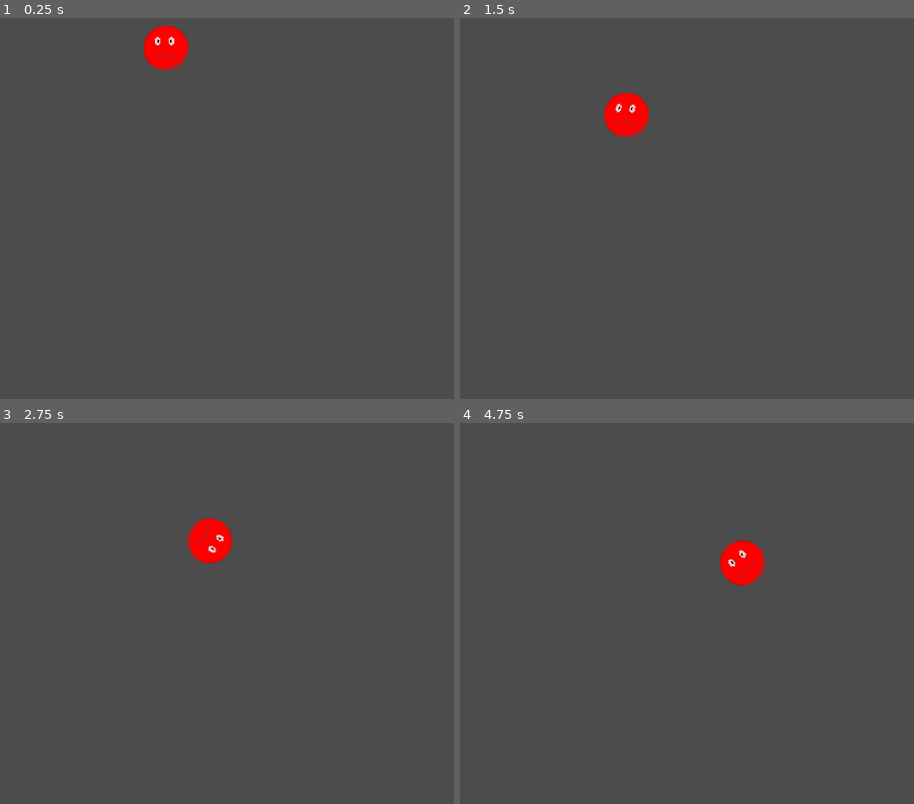
Above: before the commit, frames 1-4 (two rows, left to right).
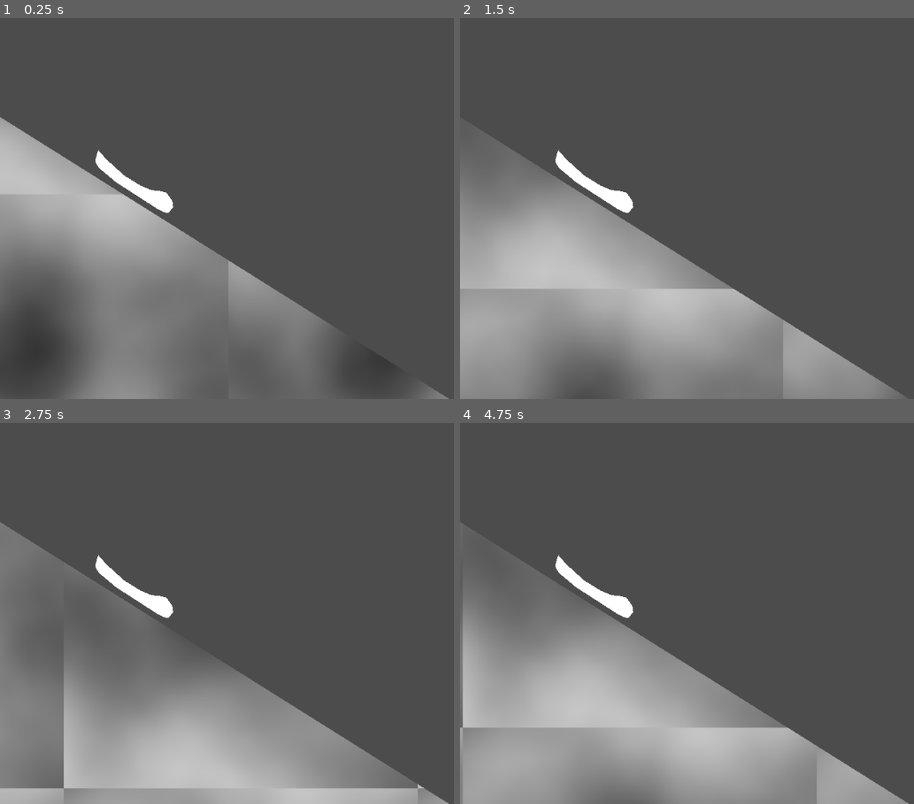
Above: after the commit, the same moments.

Repository: jjkke/APPREPO
Game: Godot game, scene res://Scenes/GameScene.tscn
Two runs of this game, one before a commit and one after it. Both use one fixed random seed, a clock stepped at 60 frames per second and the inputs below.
Inputs:
- Up to frame 1 (0.25 s): no input
- Up to frame 2 (1.5 s): no input
- Up to frame 3 (2.75 s): no input
- Up to frame 4 (4.75 s): no input

The runs differ from the first frame. In frame 1, 27% of the frame differs, in the area x 0-99%, y 2-100%; in frame 2, 37%, in the area x 0-98%, y 19-100%; in frame 3, 34%; in frame 4, 36%.

Commit message:
Added some basic game functionality and greyboxing.

Diff:
--- a/Scenes/GameScene.tscn
+++ b/Scenes/GameScene.tscn
@@ -1,32 +1,38 @@
-[gd_scene load_steps=3 format=2]
+[gd_scene load_steps=4 format=2]
 
-[ext_resource path="res://ballman.png" type="Texture" id=1]
-
-[sub_resource type="CircleShape2D" id=1]
+[ext_resource path="res://tres.tres" type="Texture" id=1]
+[ext_resource path="res://Scenes/ScrollOffset.gd" type="Script" id=2]
+[ext_resource path="res://Scenes/jumpscript.gd" type="Script" id=3]
 
 [node name="Node2D" type="Node2D"]
-position = Vector2( 393.676, 155.565 )
+position = Vector2( 359.822, 367.599 )
 
 [node name="StaticBody2D" type="StaticBody2D" parent="."]
+position = Vector2( 21.3816, 10.6908 )
 __meta__ = {
 "_edit_group_": true
 }
 
 [node name="CollisionPolygon2D" type="CollisionPolygon2D" parent="StaticBody2D"]
-polygon = PoolVector2Array( -212.471, 22.7227, -188.444, 47.4173, -147.731, 74.7815, -77.6522, 102.813, -45.616, 114.827, 12.4495, 127.508, 115.232, 136.184, 289.429, 140.856, 357.506, 162.213, 354.836, 190.913, 328.807, 228.288, 260.062, 248.311, 187.314, 248.978, 106.556, 239.634, -7.57309, 230.958, -112.358, 190.913, -181.77, 140.856, -211.136, 108.152, -235.831, 60.0982, -232.494, 37.4059, -218.478, 20.7204 )
+polygon = PoolVector2Array( -400, -200, 631.3, 445.45 )
 
-[node name="Ballman" type="RigidBody2D" parent="."]
-position = Vector2( -154.174, -67.4094 )
-mass = 2.5
-continuous_cd = 2
+[node name="Polygon2D" type="Polygon2D" parent="StaticBody2D"]
+texture = ExtResource( 1 )
+texture_offset = Vector2( 1000, 0 )
+polygon = PoolVector2Array( -411.005, -206.117, 704.654, 496.126, -169.373, 979.389, -926.36, 1.53548 )
+script = ExtResource( 2 )
+
+[node name="KinematicBody2D" type="KinematicBody2D" parent="."]
+position = Vector2( -163.189, -73.1024 )
+rotation = 0.574139
+script = ExtResource( 3 )
 __meta__ = {
 "_edit_group_": true
 }
 
-[node name="CollisionShape2D" type="CollisionShape2D" parent="Ballman"]
-scale = Vector2( 3.25, 3.25 )
-shape = SubResource( 1 )
+[node name="Polygon2D" type="Polygon2D" parent="KinematicBody2D"]
+position = Vector2( -23.2237, -15.7322 )
+polygon = PoolVector2Array( -52.5112, -1.19225, -35.4679, 3.67726, -0.81958, 9.2959, 26.7118, 8.73404, 43.3805, 5.73743, 54.0559, 0.306061, 63.4203, -3.06512, 77.2797, 2.36623, 83.2729, 9.2959, 82.1492, 20.1586, 76.7178, 22.5934, 65.3925, 23.9376, -6.43826, 23.9044, -20.6722, 22.0315, -36.0298, 20.1586, -41.4612, 18.473, -46.7052, 15.6637, -49.3273, 10.7942 )
 
-[node name="ballman" type="Sprite" parent="Ballman"]
-scale = Vector2( 2, 2 )
-texture = ExtResource( 1 )
+[node name="CollisionPolygon2D" type="CollisionPolygon2D" parent="KinematicBody2D"]
+polygon = PoolVector2Array( 59.824, -17.315, 60.324, 8.435, -74.426, 8.435, -76.176, -22.815 )
--- /dev/null
+++ b/Scenes/ScrollOffset.gd
@@ -0,0 +1,17 @@
+extends Polygon2D
+
+
+# Declare member variables here. Examples:
+# var a = 2
+var b = "text"
+var scroll_speed = 5
+# Called when the node enters the scene tree for the first time.
+func _ready():
+
+	pass # Replace with function body.
+
+
+# Called every frame. 'delta' is the elapsed time since the previous frame.
+func _process(delta):
+	self.get_parent().get_node("Polygon2D").texture_offset += Vector2(scroll_speed, scroll_speed)
+	pass
--- /dev/null
+++ b/Scenes/jumpscript.gd
@@ -0,0 +1,42 @@
+extends KinematicBody2D
+
+
+# Declare member variables here. Examples:
+# var a = 2
+# var b = "text"
+export (int) var jump_multiplier = -10
+var velocity : Vector2
+var jump = false
+var sliding = true
+
+# Called when the node enters the scene tree for the first time.
+func _ready():
+	pass # Replace with function body.
+
+
+# Called every frame. 'delta' is the elapsed time since the previous frame.
+func _process(delta):
+	if Input.is_key_pressed(16777232) && sliding:
+		jump = true
+		sliding = false
+		print("keypress")
+	#	self.move_and_slide(velocity * jump_multiplier)
+	if self.move_and_collide(velocity):
+		sliding = true
+	if jump:
+		print("jumptriggered")
+		velocity = Vector2(0,jump_multiplier)
+		sliding = false
+		jump = false
+	if sliding:
+		print("sliding")
+		velocity = Vector2(0,0)
+	else:
+		print("falling")
+		if Input.is_key_pressed(16777232):
+			velocity += Vector2(0,0.2)
+		else:
+			velocity += Vector2(0,0.4)
+
+	self.move_and_slide(velocity)
+	pass
--- /dev/null
+++ b/tres.tres
@@ -0,0 +1,22 @@
+[gd_resource type="AnimatedTexture" load_steps=3 format=2]
+
+[sub_resource type="OpenSimplexNoise" id=1]
+seed = -3
+octaves = 6
+period = 256.0
+persistence = 0.432
+lacunarity = 1.61
+
+[sub_resource type="NoiseTexture" id=2]
+noise = SubResource( 1 )
+
+[resource]
+flags = 7
+frames = 4
+frame_0/texture = SubResource( 2 )
+frame_1/texture = SubResource( 2 )
+frame_1/delay_sec = 0.0
+frame_2/texture = SubResource( 2 )
+frame_2/delay_sec = 0.0
+frame_3/texture = SubResource( 2 )
+frame_3/delay_sec = 0.0
